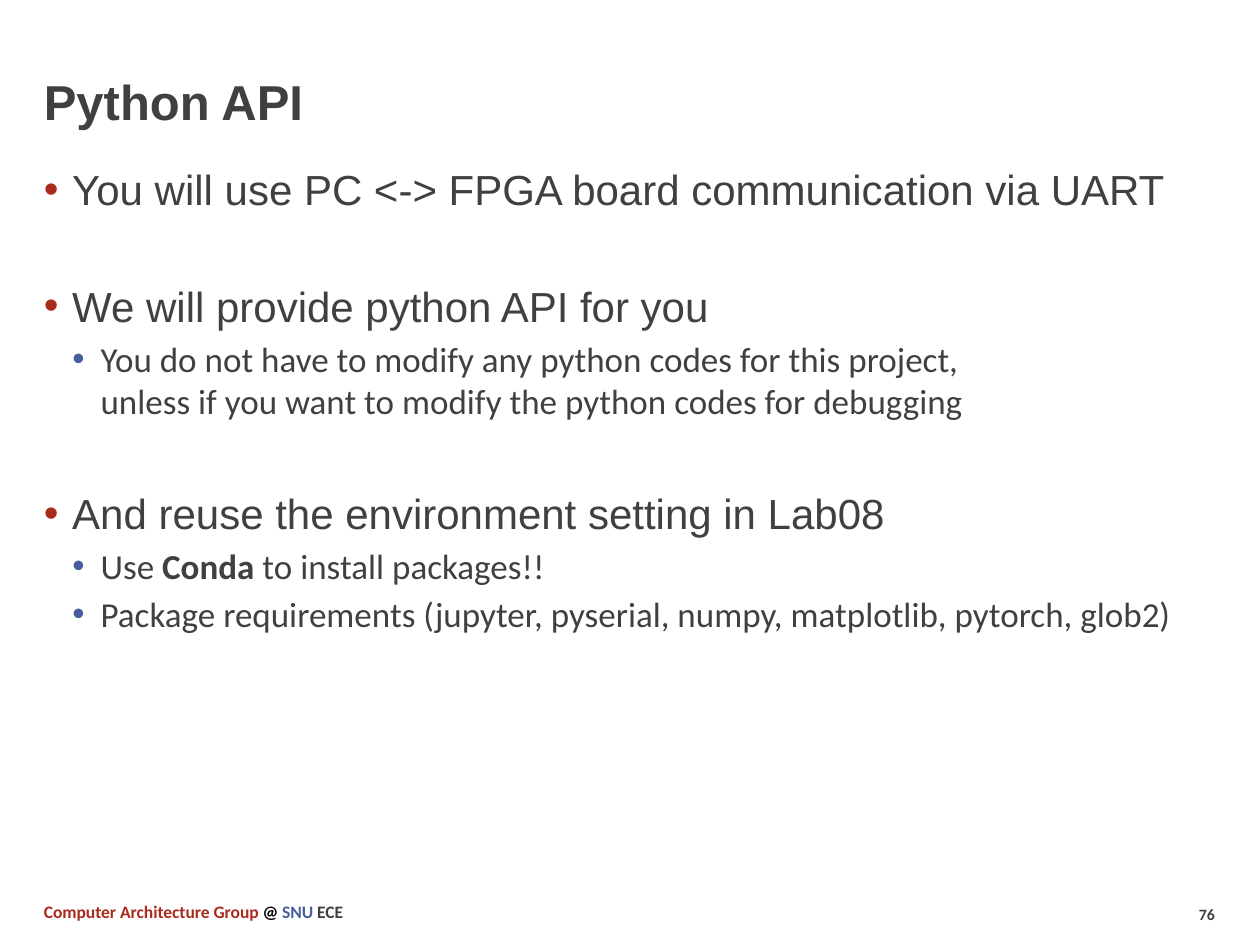
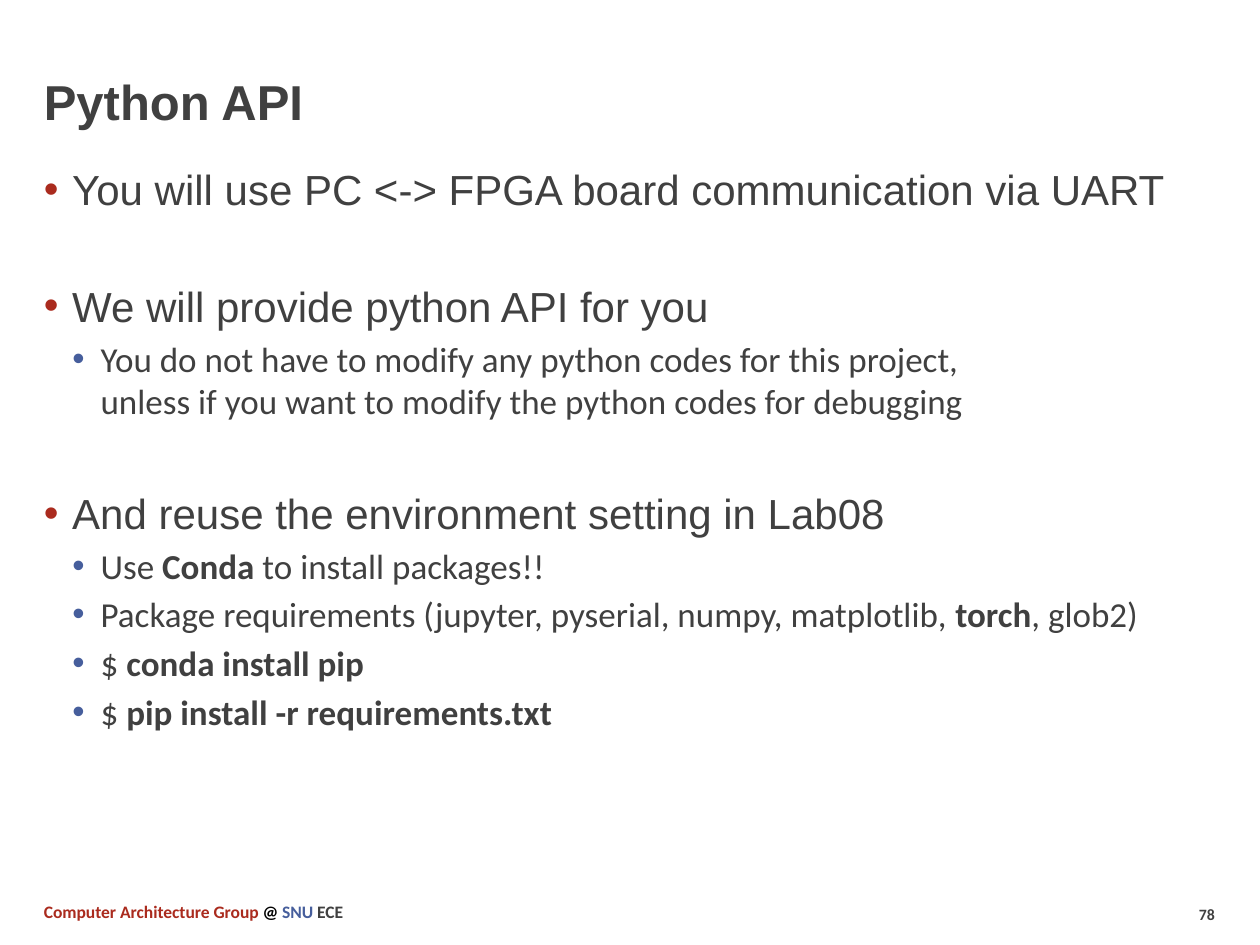
Before and after one commit to SNU-Comparch-Classes/ECE-315.A_2021_Fall_Final_Project, a slide deck: slide 78 of docs/Term_Project.pptx (slide 76 before the commit). Drawn at 1260x945 pixels with LibreOffice and Linux fonts; fonts in the diff are those of the drawing. Boxes give left, top, right and bottom in pixels: in the first picture for what was removed or moved away, otherwise in the second. Text is boxed around its words. In the diff, an @@ line names an element or a change of style, - is before the commit and + after.

```diff
--- a/docs/Term_Project.pptx
+++ b/docs/Term_Project.pptx
@@ text at bbox=[101, 601, 1138, 731]: text changed @@
-  • Package requirements (jupyter, pyserial, numpy, matplotlib, pytorch, glob2)
+  • Package requirements (jupyter, pyserial, numpy, matplotlib, torch, glob2)
+  • $ conda install pip
+  • $ pip install -r requirements.txt
@@ page number at bbox=[1199, 909, 1215, 920]: text changed @@
-76
+78
```
Also in this commit, not shown: 6 other slides changed, 2 slides added, 1 slide removed.
